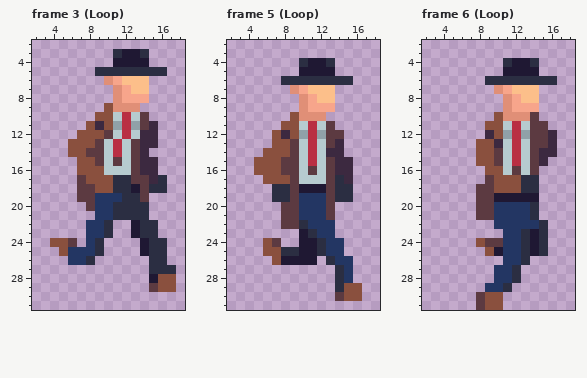
Pixel-art file -- Assets/Player/Player.ase. The picture above is the old version.
24x32 pixels, 6 frames. Shown: frame 3 (Loop): x 2..18, y 2..31; frame 5 (Loop): x 2..18, y 2..31; frame 6 (Loop): x 2..18, y 2..31.
The result:
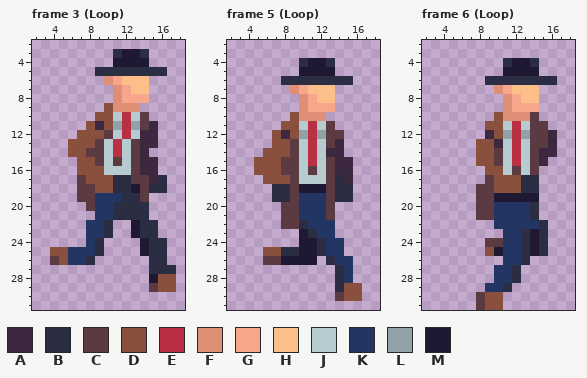
Palette (. is transparent): A #3c2940  B #2b2e42  C #5c3a41  D #8a503e  E #b92f43  F #e08f77  G #f7a58b  H #fcbf8a  J #b6cbcf  K #233663  L #90a1a8  M #1f1833
The author wrote: Player Sprite: Less wobbly foot
From old to new:
Frame 3 (Loop), layer "Legs":
Colour C is added in row 26 at x 4.
Colour D is added in row 25 at x 4; in row 26 at x 5.
Colour C is removed in row 24 at x 6.
Colour D is removed in row 24 at x 4 to 5.
Frame 5 (Loop), layer "Legs":
Colour C is added in row 26 at x 6.
Colour C replaces colour D in row 26 at x 7.
Colour C is removed in row 24 at x 7.
Colour D is removed in row 24 at x 6.
Frame 6 (Loop), layer "Legs":
Colour D is removed in row 24 at x 8.
